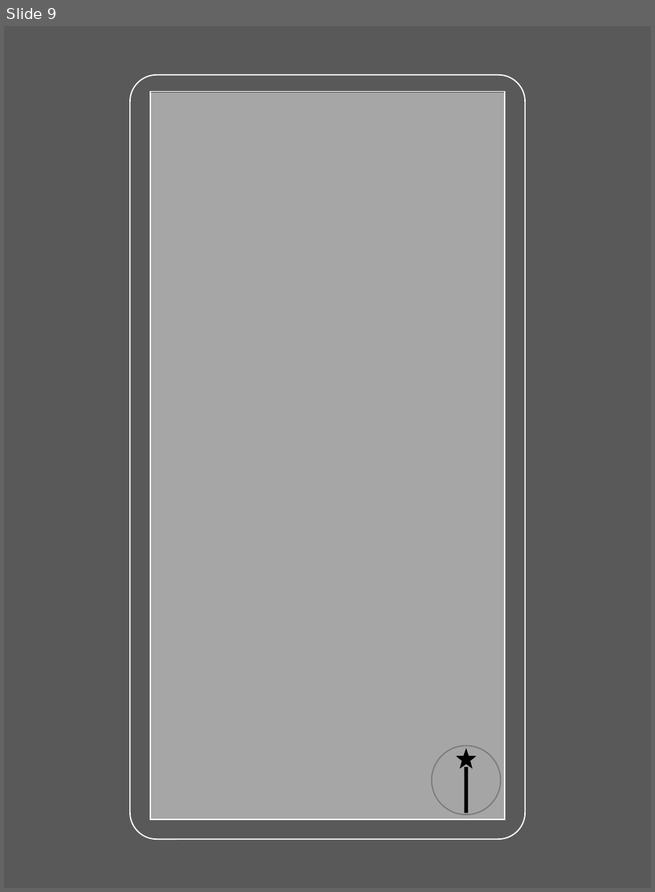
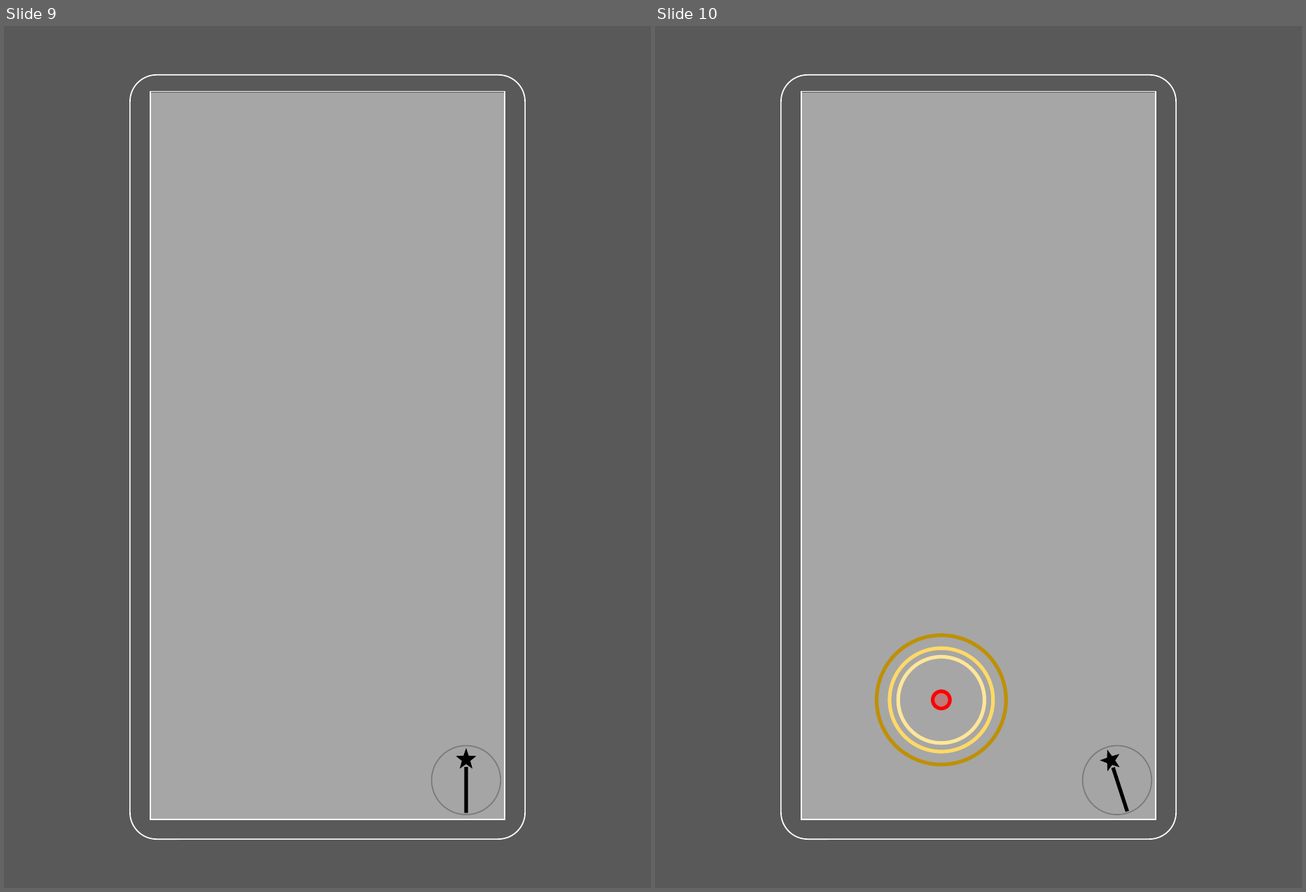
Before and after one commit to Frederic-jyrg/ouitoo, a slide deck: info/setup-peacechant-2.pptx. Shown side by side, each under a label of ours: slide 9 before the commit, slides 9 and 10 after it. The pictures are 655x892 and 1306x892 pixels, drawn with LibreOffice and Linux fonts; fonts in the diff are those of the drawing; background and template pictures are left out. Boxes give left, top, right and bottom in pixels: in the first picture for what was removed or moved away, otherwise in the second. Text is boxed around its words. In the diff, an @@ line names an element or a change of style, - is before the commit and + after.

```diff
--- a/info/setup-peacechant-2.pptx
+++ b/info/setup-peacechant-2.pptx
@@ slide 10 added at <box>655,26,1302,888</box>, background picture (left out) @@
@@ frame added at <box>655,26,1302,888</box>, fill #595959 @@
@@ rounded rectangle added at <box>781,75,1176,840</box>, outline #FFFFFF 1 pt @@
@@ rectangle added at <box>801,92,1155,819</box>, outline #FFFFFF 1 pt @@
@@ group added at <box>877,636,1006,765</box>: 4 ellipses @@
@@ ellipse added at <box>1074,737,1160,824</box>, fill #A5A5A5, outline #7A7A7A 1 pt @@
@@ star added at <box>1099,749,1121,771</box>, fill #000000, outline #000000 1 pt @@
@@ rectangle added at <box>1111,767,1128,812</box>, fill #000000 @@
```
